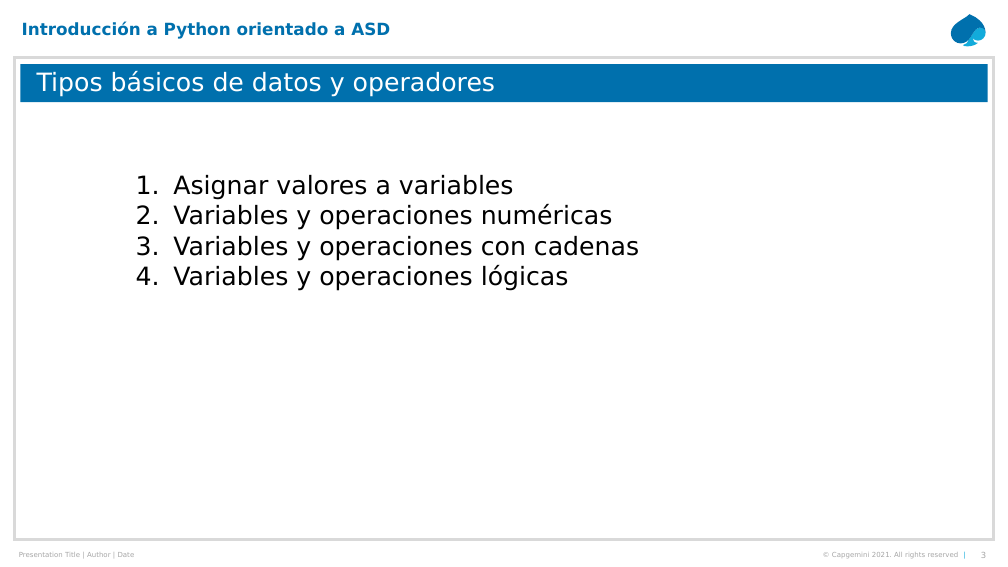
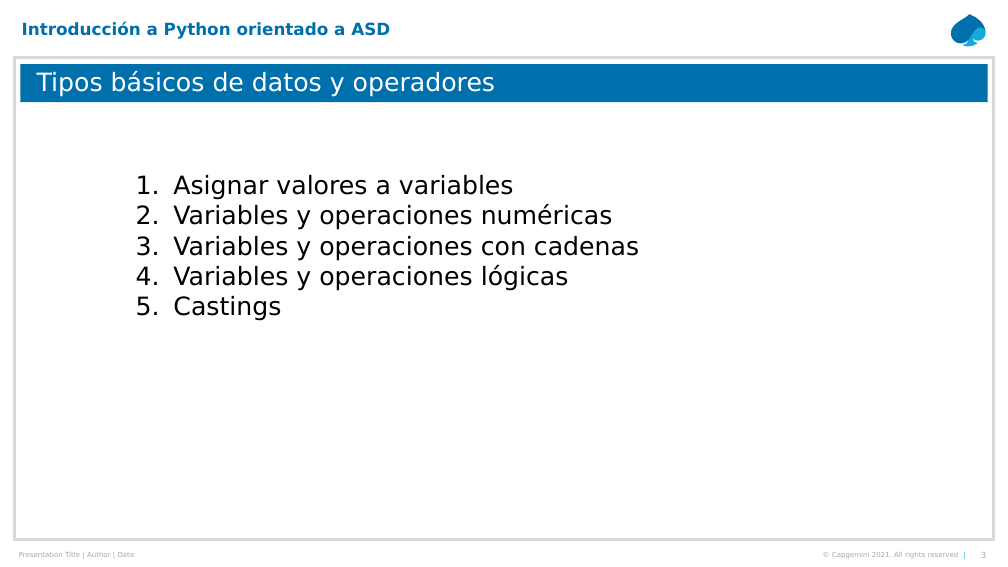
Before and after one commit to jacandau/introduccion-python, a slide deck: slide 3 of presentaciones/02-TiposBasicosSintaxisFunciones.pptx. Drawn at 1008x567 pixels with LibreOffice and Linux fonts; fonts in the diff are those of the drawing. Boxes give left, top, right and bottom in pixels: in the first picture for what was removed or moved away, otherwise in the second. Text is boxed around its words. In the diff, an @@ line names an element or a change of style, - is before the commit and + after.

```diff
--- a/presentaciones/02-TiposBasicosSintaxisFunciones.pptx
+++ b/presentaciones/02-TiposBasicosSintaxisFunciones.pptx
@@ text at [173,296,281,321]: paragraph added @@
+  5. Castings
```
Also in this commit, not shown: 1 other file.
